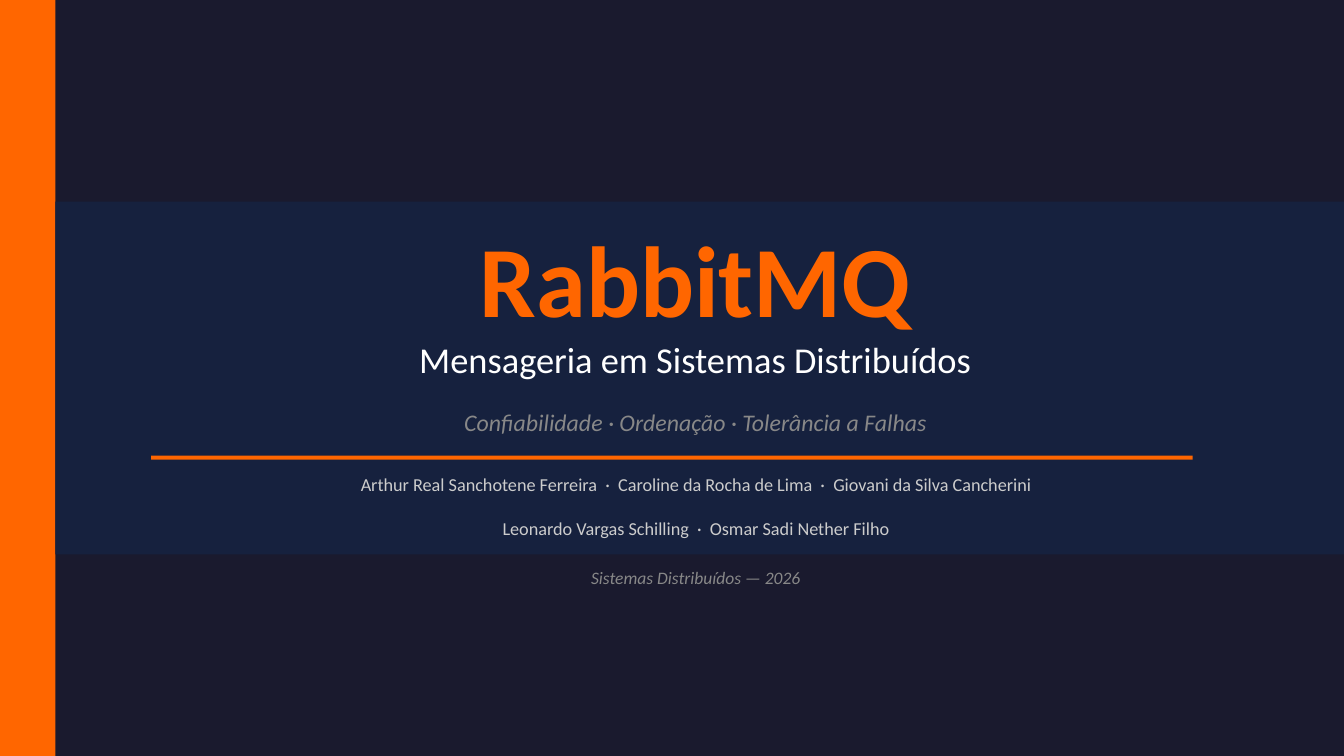
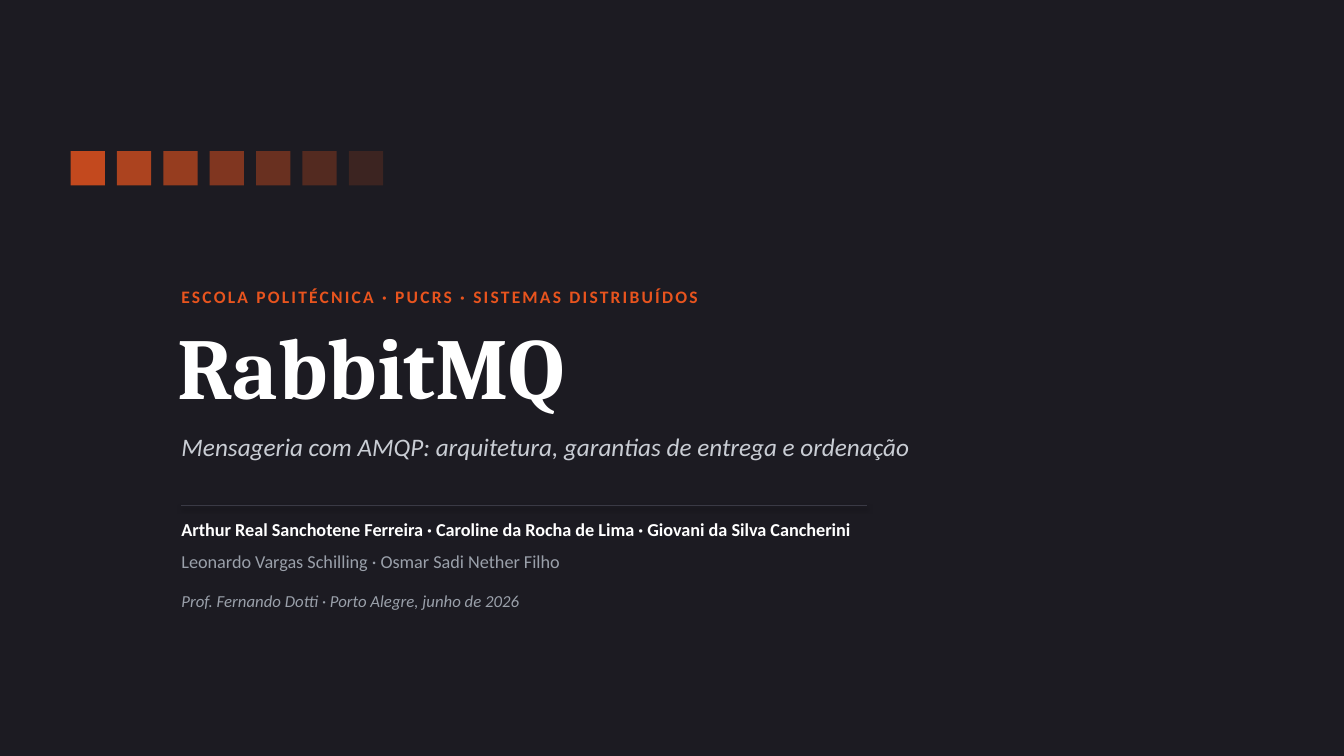
Before and after one commit to carolinerdelima/t2_sistemas_distribuidos, a slide deck: slide 1 of docs/slides/RabbitMQ_Apresentacao.pptx. Drawn at 1344x756 pixels with LibreOffice and Linux fonts; fonts in the diff are those of the drawing. Boxes give left, top, right and bottom in pixels: in the first picture for what was removed or moved away, otherwise in the second. Text is boxed around its words. In the diff, an @@ line names an element or a change of style, - is before the commit and + after.

```diff
--- a/docs/slides/RabbitMQ_Apresentacao.pptx
+++ b/docs/slides/RabbitMQ_Apresentacao.pptx
@@ rectangle at bbox=[0, 0, 1344, 756]: fill #1A1A2E to #1C1B22 @@
@@ rectangle removed at bbox=[0, 0, 55, 756] @@
@@ rectangle added at bbox=[71, 151, 105, 186], fill #E8541E at 82% opacity @@
@@ rectangle added at bbox=[117, 151, 151, 186], fill #E8541E at 71% opacity @@
@@ rectangle added at bbox=[163, 151, 198, 186], fill #E8541E at 60% opacity @@
@@ rectangle added at bbox=[210, 151, 244, 186], fill #E8541E at 49% opacity @@
@@ rectangle added at bbox=[256, 151, 290, 186], fill #E8541E at 38% opacity @@
@@ rectangle added at bbox=[302, 151, 337, 186], fill #E8541E at 27% opacity @@
@@ rectangle added at bbox=[349, 151, 383, 186], fill #E8541E at 16% opacity @@
@@ rectangle removed at bbox=[55, 202, 1344, 555] @@
@@ text at bbox=[181, 289, 697, 303]: text changed; size 26 to 12.5 pt; text colour #FFFFFF to #E8541E; bold on @@
-Mensageria em Sistemas Distribuídos
+ESCOLA POLITÉCNICA · PUCRS · SISTEMAS DISTRIBUÍDOS
@@ text "ESCOLA POLITÉCNICA · PUCRS · ..." at bbox=[181, 289, 697, 303]: vertical alignment top to middle @@
@@ text "RabbitMQ": place and size @@
-text "RabbitMQ" at bbox=[480, 246, 911, 330]
+text "RabbitMQ" at bbox=[177, 338, 565, 414]
@@ text "RabbitMQ" at bbox=[177, 338, 565, 414]: size 72 to 62 pt, font Calibri to Cambria, text colour #FF6600 to #FFFFFF; alignment centre to left @@
@@ text removed at bbox=[464, 414, 926, 435] @@
-Confiabilidade · Ordenação · Tolerância a Falhas
@@ text added at bbox=[181, 438, 909, 461], 18 pt, text #C9CDD4, italic @@
+Mensageria com AMQP: arquitetura, garantias de entrega e ordenação
@@ rectangle removed at bbox=[151, 456, 1193, 460] @@
@@ line added from (181, 506) to (867, 506), #3A3A45 0.75 pt @@
@@ text "Arthur Real Sanchotene Ferreira · ...": place and size @@
-text "Arthur Real Sanchotene Ferreira · ..." at bbox=[361, 478, 1031, 491]
+text "Arthur Real Sanchotene Ferreira · ..." at bbox=[181, 523, 850, 536]
@@ text "Arthur Real Sanchotene Ferreira · ..." at bbox=[181, 523, 850, 536]: text colour #CCCCCC to #FFFFFF, bold on; alignment centre to left @@
@@ text "Leonardo Vargas Schilling · Osmar ...": place and size @@
-text "Leonardo Vargas Schilling · Osmar ..." at bbox=[503, 522, 889, 538]
+text "Leonardo Vargas Schilling · Osmar ..." at bbox=[181, 555, 560, 571]
@@ text "Leonardo Vargas Schilling · Osmar ..." at bbox=[181, 555, 560, 571]: text colour #CCCCCC to #9AA0AA; alignment centre to left @@
@@ text added at bbox=[181, 595, 519, 610], 12 pt, text #9AA0AA, italic @@
+Prof. Fernando Dotti · Porto Alegre, junho de 2026
@@ text removed at bbox=[591, 572, 800, 584] @@
-Sistemas Distribuídos — 2026
```
Also in this commit, not shown: 24 other slides changed, 12 other files.
